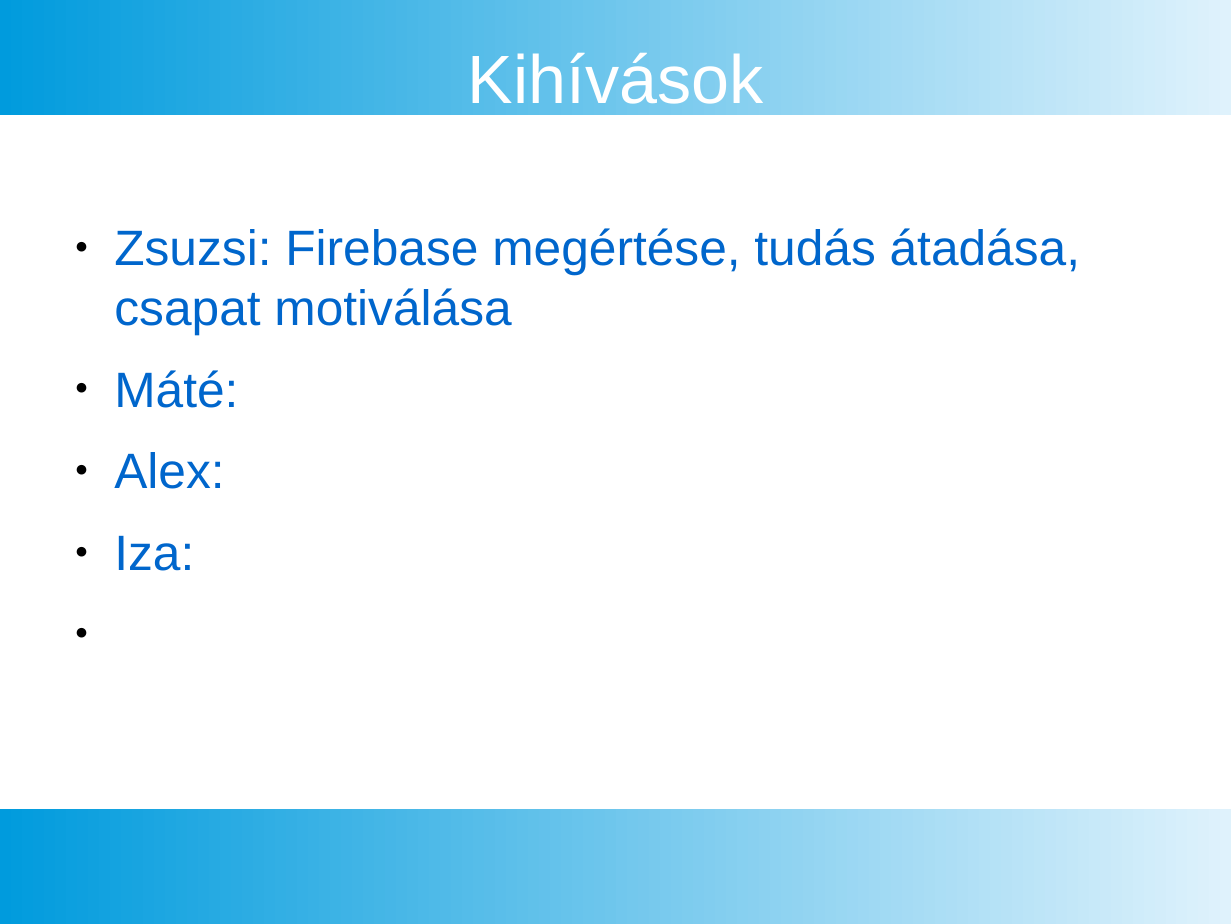
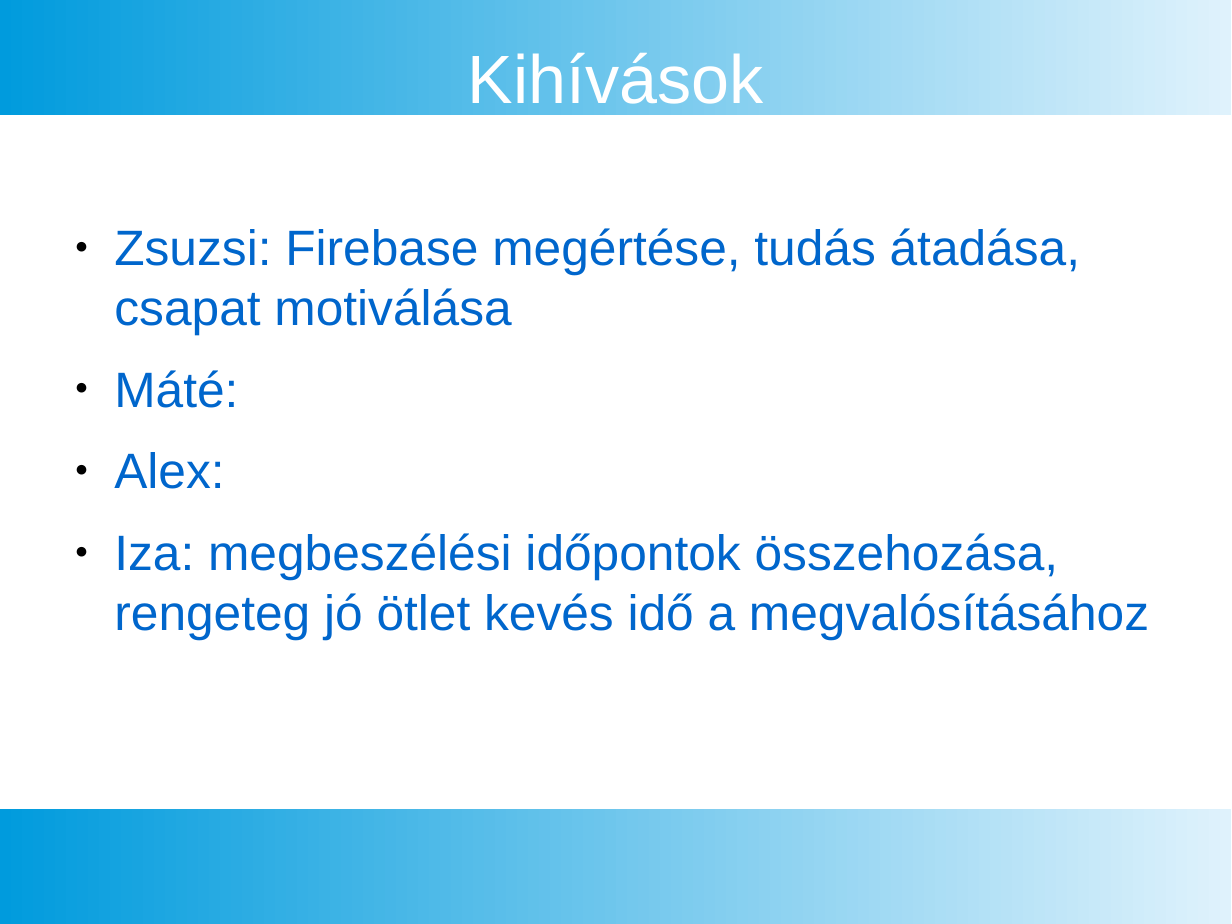
Before and after one commit to sunsugar219/UNIDEB_2019_1_1_GamersConnect, a slide deck: slide 12 of Doc/End-Term Presentation.pptx. Drawn at 1232x924 pixels with LibreOffice and Linux fonts; fonts in the diff are those of the drawing. Boxes give left, top, right and bottom in pixels: in the first picture for what was removed or moved away, otherwise in the second. Text is boxed around its words. In the diff, an @@ line names an element or a change of style, - is before the commit and + after.

Commit message:
End-Term Presentation.pptx kiegészítése

```diff
--- a/Doc/End-Term Presentation.pptx
+++ b/Doc/End-Term Presentation.pptx
@@ text at [114,533,1149,639]: text changed @@
-● Iza:
+● Iza: megbeszélési időpontok összehozása, rengeteg jó ötlet kevés idő a megvalósításához
```
